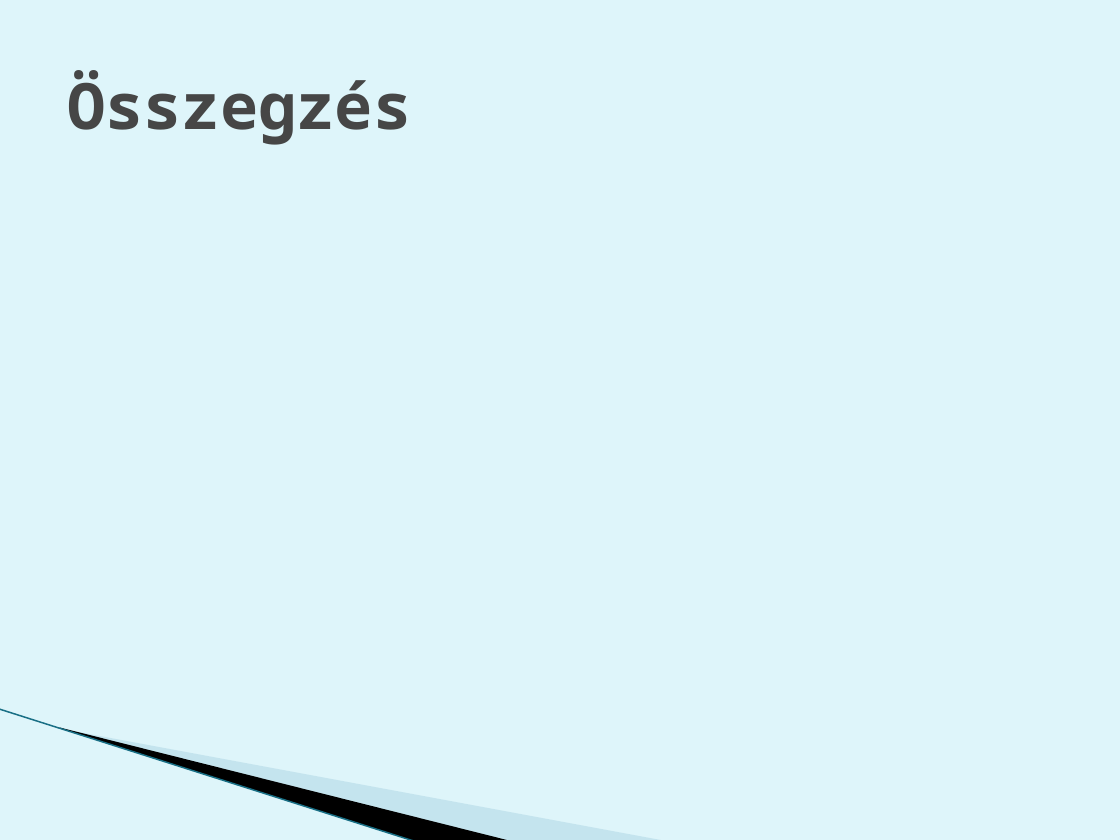
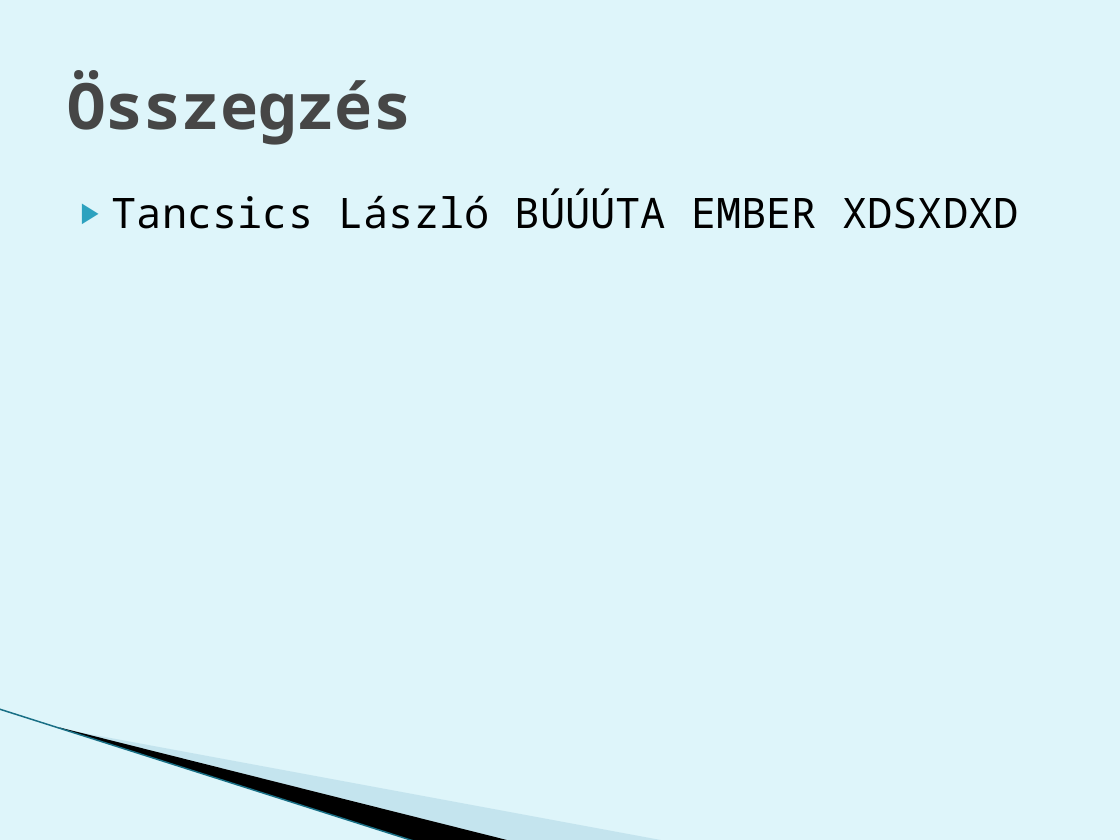
Before and after one commit to abafalvib/Projektlabor, a slide deck: slide 14 of projektlab.pptx. Drawn at 1120x840 pixels with LibreOffice and Linux fonts; fonts in the diff are those of the drawing; background and template pictures are left out. Boxes give left, top, right and bottom in pixels: in the first picture for what was removed or moved away, otherwise in the second. Text is boxed around its words. In the diff, an @@ line names an element or a change of style, - is before the commit and + after.

Commit message:
Összegzés fejlesztve :laughing: :laughing: :100:

```diff
--- a/projektlab.pptx
+++ b/projektlab.pptx
@@ text added at box(112, 189, 1018, 229), 27 pt, text #000000 @@
+▶ Tancsics László BÚÚÚTA EMBER XDSXDXD
```
